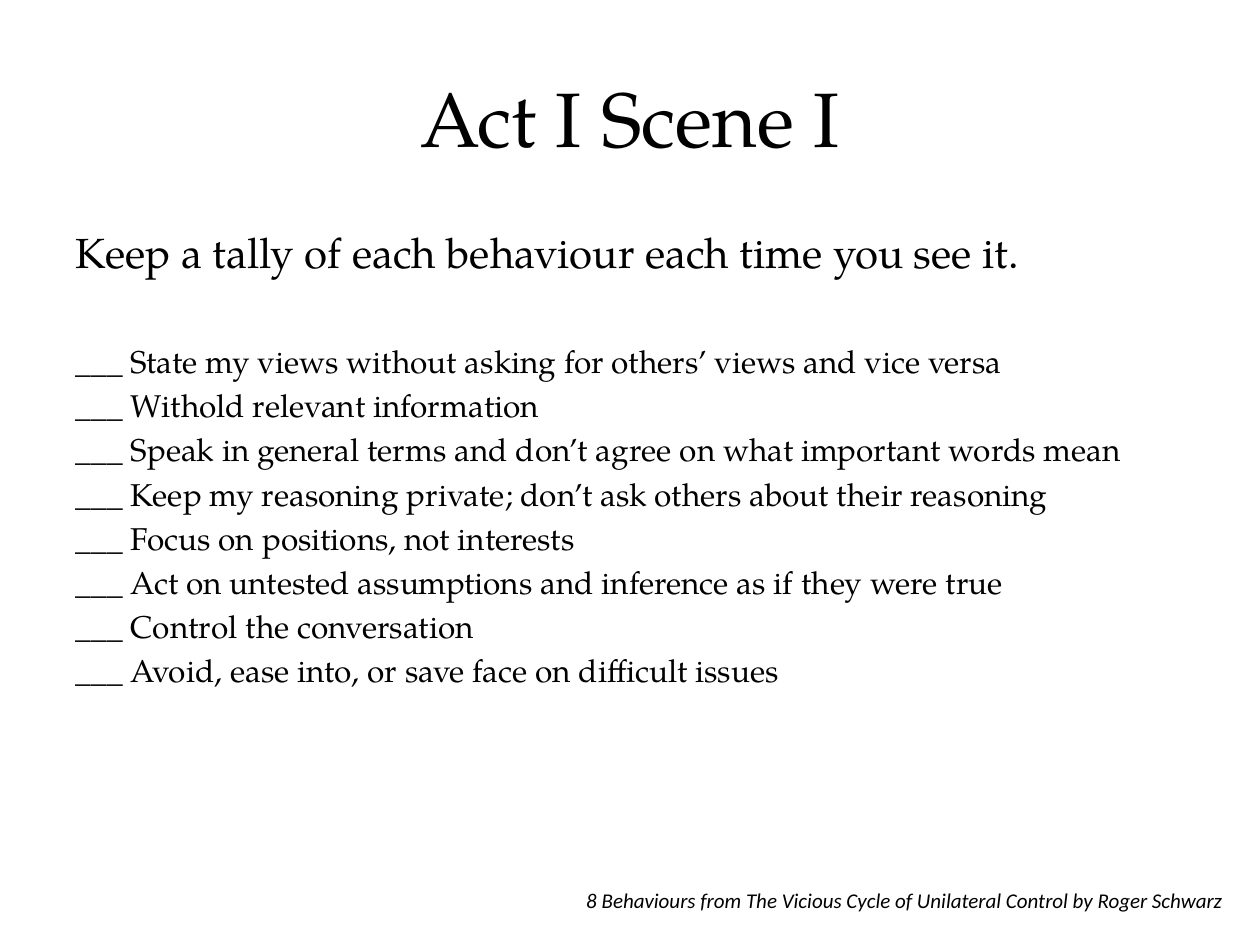
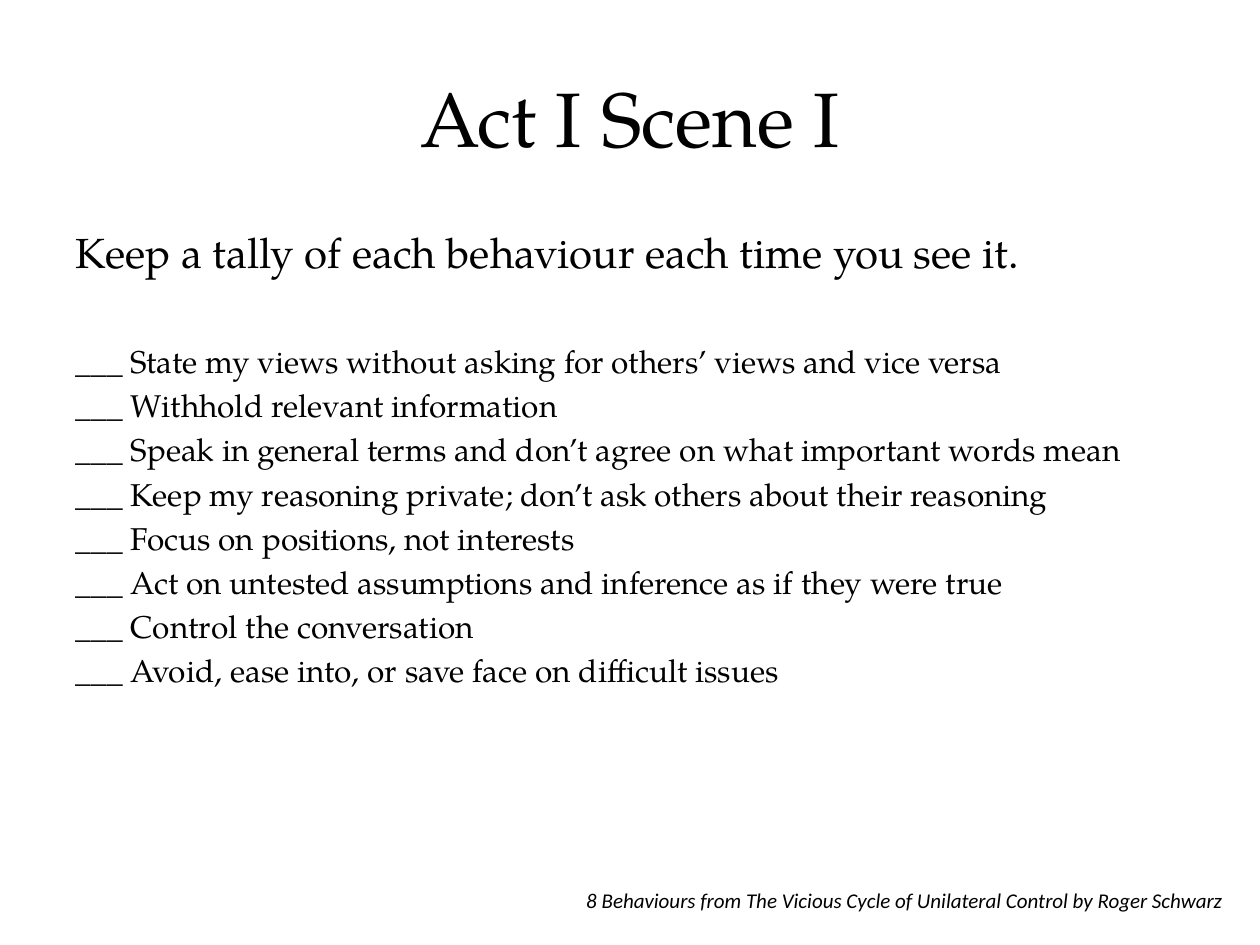
Before and after one commit to tumbarumba/effective-communication, a slide deck: slide 32 of The Fellowship of the Ring.pptx. Drawn at 1260x945 pixels with LibreOffice and Linux fonts; fonts in the diff are those of the drawing. Boxes give left, top, right and bottom in pixels: in the first picture for what was removed or moved away, otherwise in the second. Text is boxed around its words. In the diff, an @@ line names an element or a change of style, - is before the commit and + after.

```diff
--- a/The Fellowship of the Ring.pptx
+++ b/The Fellowship of the Ring.pptx
@@ text at (131,394,558,418): text changed @@
-___ Withold relevant information
+___ Withhold relevant information
```
Also in this commit, not shown: 5 other slides changed.
